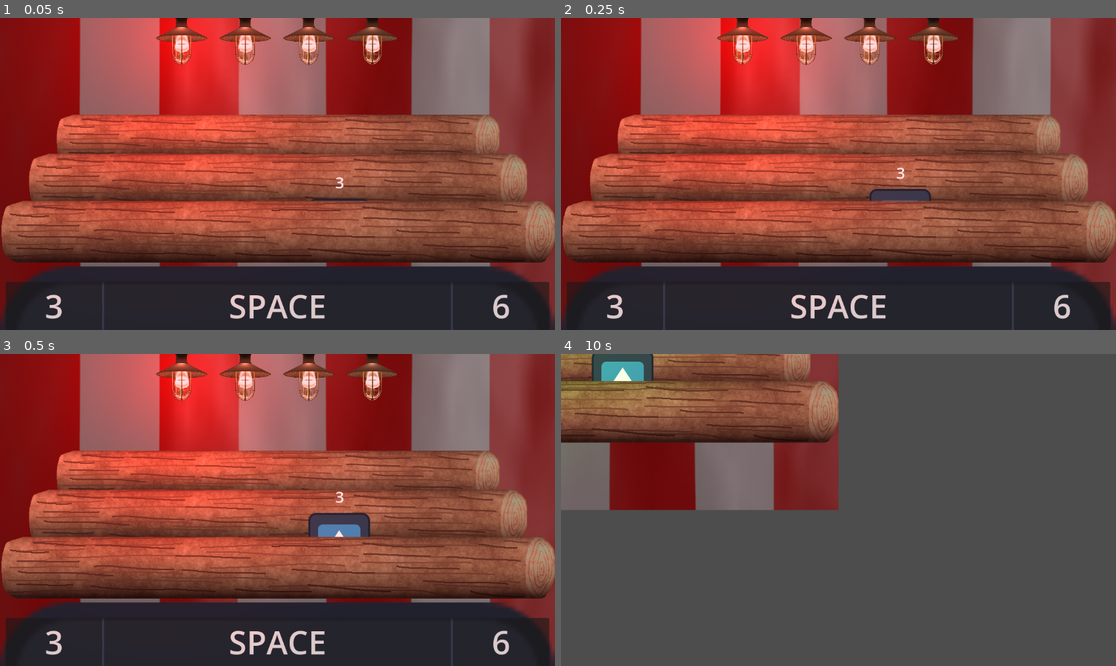
Above: before the commit, frames 1-4 (two rows, left to right).
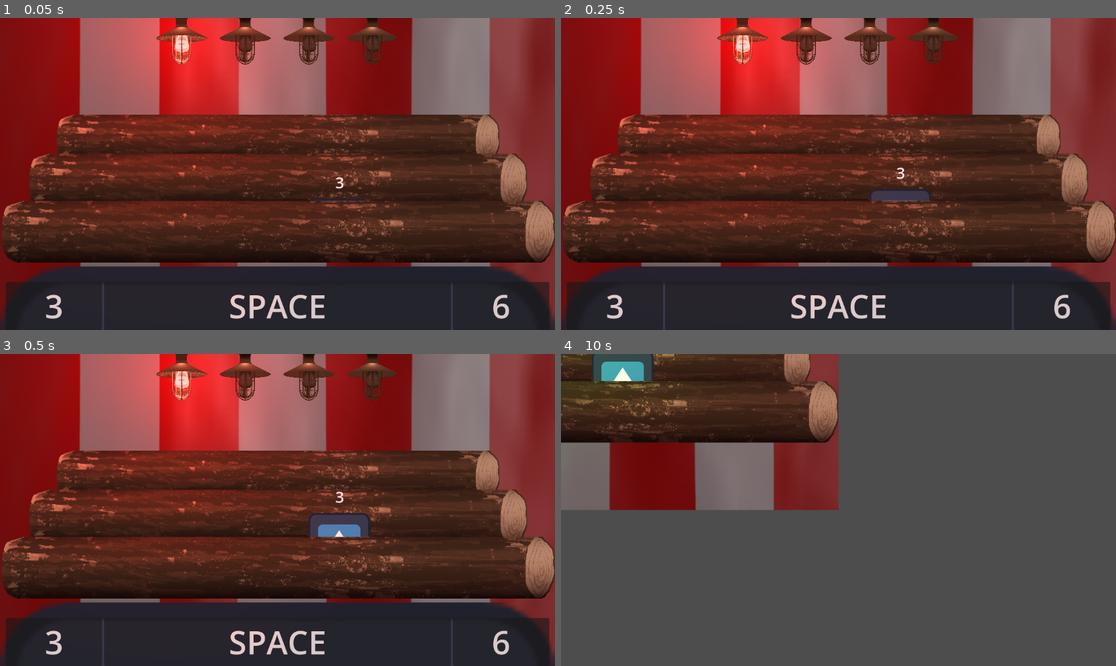
Above: after the commit, the same moments.

Repository: MmmGarlicFingers/ShootingGallery
Game: Godot game, scene res://Levels/debug.tscn
Two runs of this game, one before a commit and one after it. Both use one fixed random seed, a clock stepped at 60 frames per second and the inputs below. The engine's default icon, where the game draws it, is replaced by a stand-in: a white triangle on a blue panel in a dark square.
Inputs:
- Up to frame 1 (0.05 s): no input
- Up to frame 2 (0.25 s): no input
- Up to frame 3 (0.5 s): no input
- Up to frame 4 (10 s): click "3" at 0.5 s; click "SPACE" at 1.25 s; click "6" at 2 s; click "3" at 2.75 s; click "SPACE" at 3.5 s; click "2" at 4.25 s; click "2" at 5 s; click "6" at 5.75 s; click "2" at 6.5 s; click "SPACE" at 7.25 s; click "6" at 8 s; click "1" at 8.75 s; click "1" at 9.5 s

The runs differ from the first frame. In frame 1, 39% of the frame differs, in the area x 0-100%, y 0-79%; in frame 2, 39%; in frame 3, 38%; in frame 4, 10%.

Commit message:
Changed some textures

Diff:
--- a/ShootingGallery/Scenes/Level Elements/light.tscn
+++ b/ShootingGallery/Scenes/Level Elements/light.tscn
@@ -1,7 +1,7 @@
 [gd_scene load_steps=5 format=3 uid="uid://dylcqapvukbpw"]
 
 [ext_resource type="Script" path="res://Scenes/Level Elements/light.gd" id="1_okh0u"]
-[ext_resource type="Texture2D" uid="uid://c4t86tsgaxr2s" path="res://assets/light_on.png" id="2_1yelw"]
+[ext_resource type="Texture2D" uid="uid://bc5sm4qecd5ki" path="res://assets/light_off.png" id="2_6tmtt"]
 
 [sub_resource type="Gradient" id="Gradient_jy2x0"]
 colors = PackedColorArray(1, 1, 1, 1, 0, 0, 0, 1)
@@ -28,7 +28,7 @@
 offset_top = -40.0
 offset_right = 226.0
 offset_bottom = 144.0
-texture = ExtResource("2_1yelw")
+texture = ExtResource("2_6tmtt")
 expand_mode = 1
 
 [node name="PointLight2D" type="PointLight2D" parent="."]
Binary file changed: ShootingGallery/assets/light_off.png
Binary file changed: ShootingGallery/assets/light_on.png
Binary file changed: ShootingGallery/assets/log_row.png
